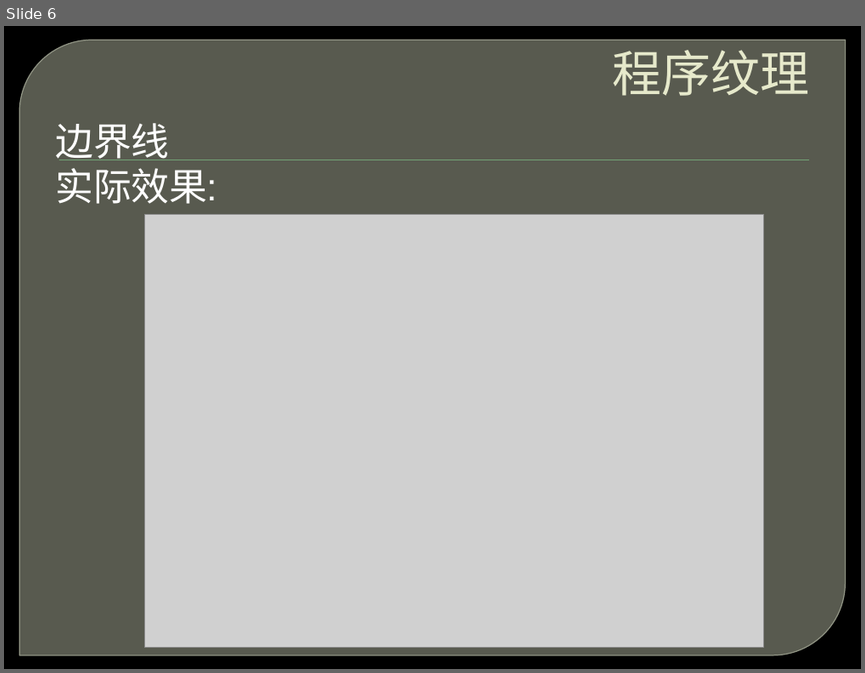
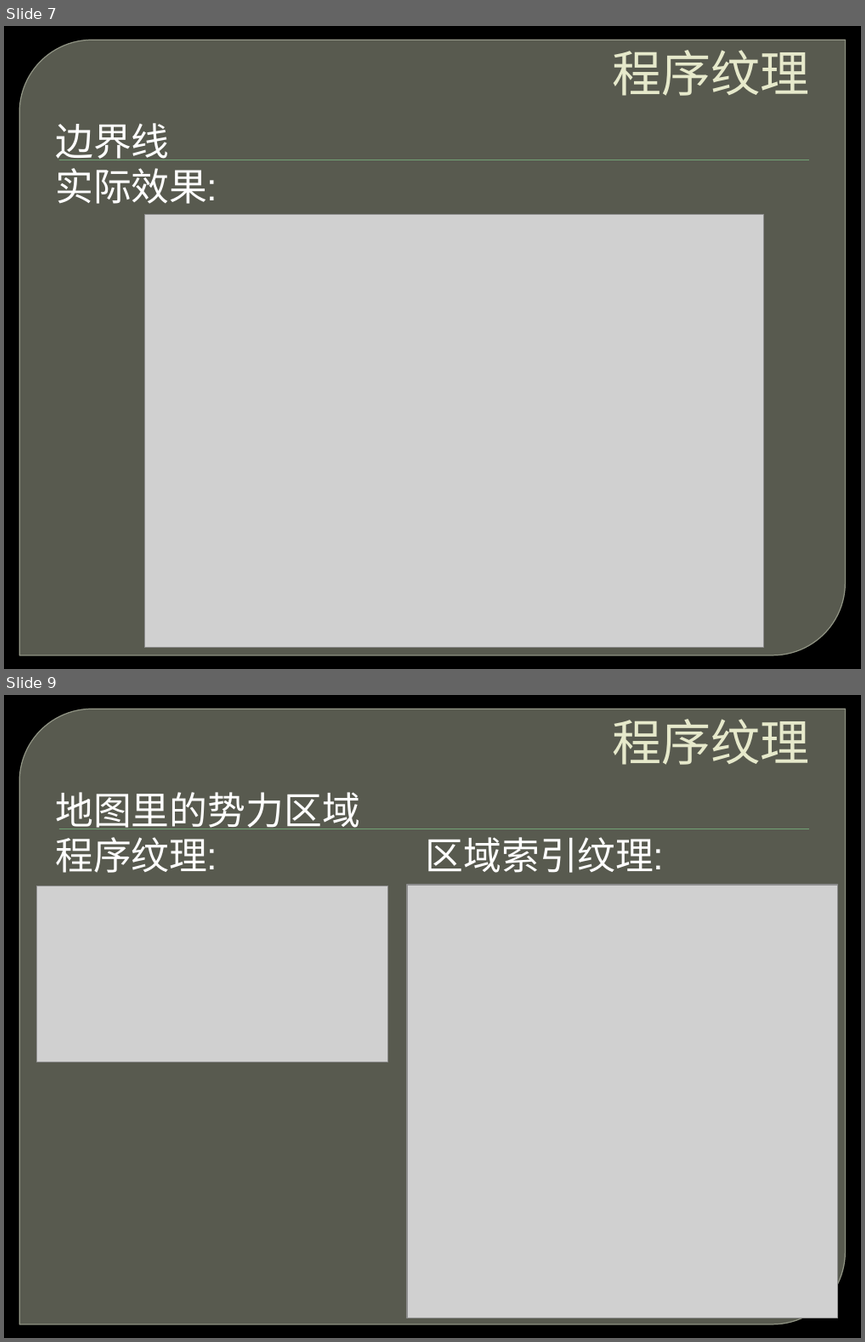
Before and after one commit to ForeverZack/ShaderBrowser, a slide deck: 程序纹理动画纹理.pptx. Shown one above the other, each under a label of ours: slide 6 before the commit, slides 7 and 9 after it; the slides between them are not shown. The pictures are 865x673 and 865x1342 pixels, drawn with LibreOffice and Linux fonts; fonts in the diff are those of the drawing; grey boxes stand for pictures; background and template pictures are left out. Boxes give left, top, right and bottom in pixels: in the first picture for what was removed or moved away, otherwise in the second. Text is boxed around its words. In the diff, an @@ line names an element or a change of style, - is before the commit and + after.

```diff
--- a/程序纹理动画纹理.pptx
+++ b/程序纹理动画纹理.pptx
@@ slide 9 added at [4, 695, 861, 1338], background picture (left out); not listed: 2 template elements that a slide beside it also shows @@
@@ title added at [613, 719, 810, 765], 41.4 pt, text #E7EACB @@
+程序纹理
@@ text added at [55, 792, 662, 873], 32 pt, text #FFFFFF @@
+地图里的势力区域
+程序纹理: 区域索引纹理:
@@ picture added at [36, 886, 387, 1061] @@
@@ picture added at [407, 885, 837, 1317] @@
@@ what was slide 6 is now slide 7 @@
```
Also in this commit, not shown: 6 slides changed, 9 other slides added.
